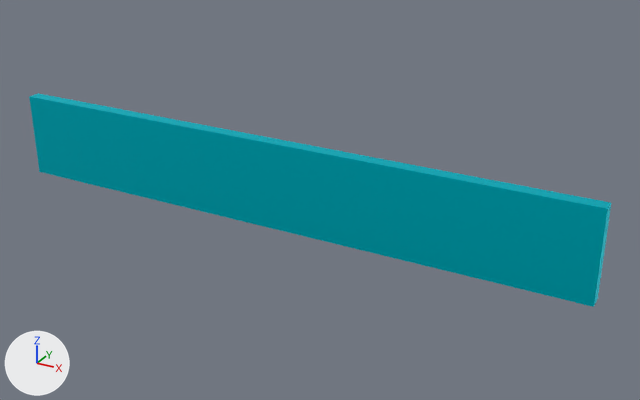
The glTF model tag_2.glb: old version first, new version second.
Both versions are drawn from a 50 mm lens placed at (0.342, -4.712, 1.318), pointed at (-0.083, -3.938, 0.931). Arrows for +X, +Y and +Z are at lower left; the lights stay in place. Where no turn or scale is listed for an object, it has been applied to the vertices.
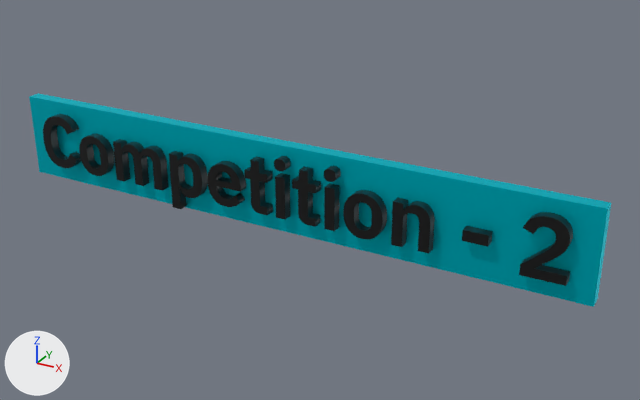
The change, as a list of edits to the scene's bpy script:
```text
Add mat_material_055:
    mat_material_055 = principled_material('Material.055')
    mat_material_055.base_color = (0.0, 0.0, 0.0)  # black #000000
Add me_text_010:
    me_text_010.from_pydata(...)  # 4418 vertices, 8792 faces; spans x -0.324..0.324, y -0.006..0.006, z -0.018..0.068
    me_text_010.materials.append(mat_material_055)  # black #000000
Add ob_text_010:
    ob_text_010 = bpy.data.objects.new('Text.010', me_text_010)
    ob_text_010.location = (-0.1294, -3.9649, 0.9153)
```

What differs and where, as boxes [x1, y1, x2, y2] in the pictures (640 x 400 px):
'Text.010', added
    after: [43, 114, 573, 286]
